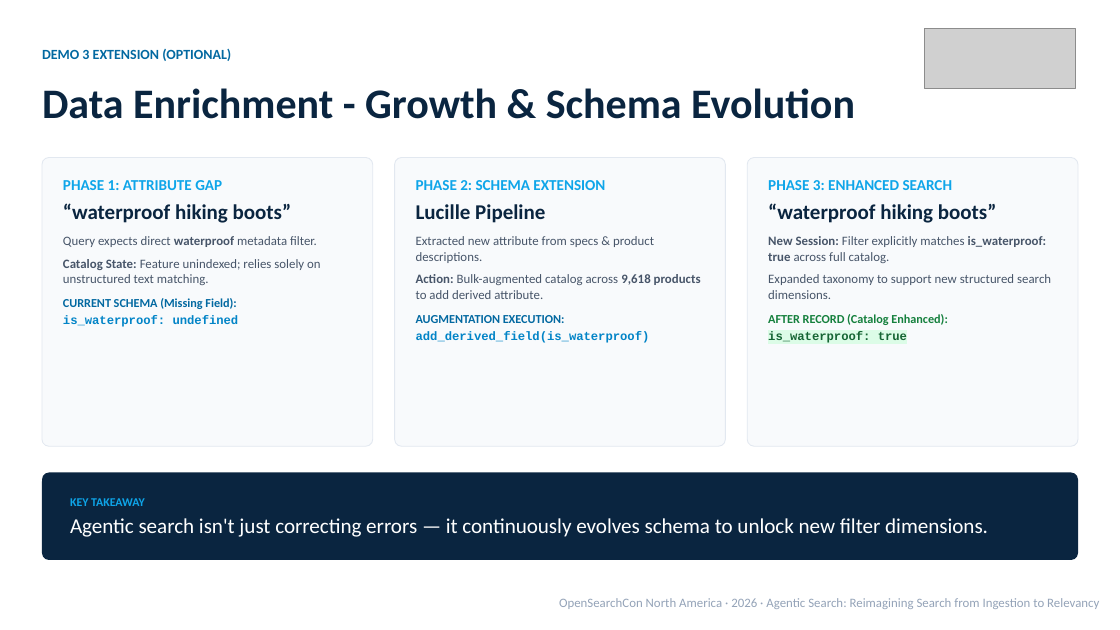
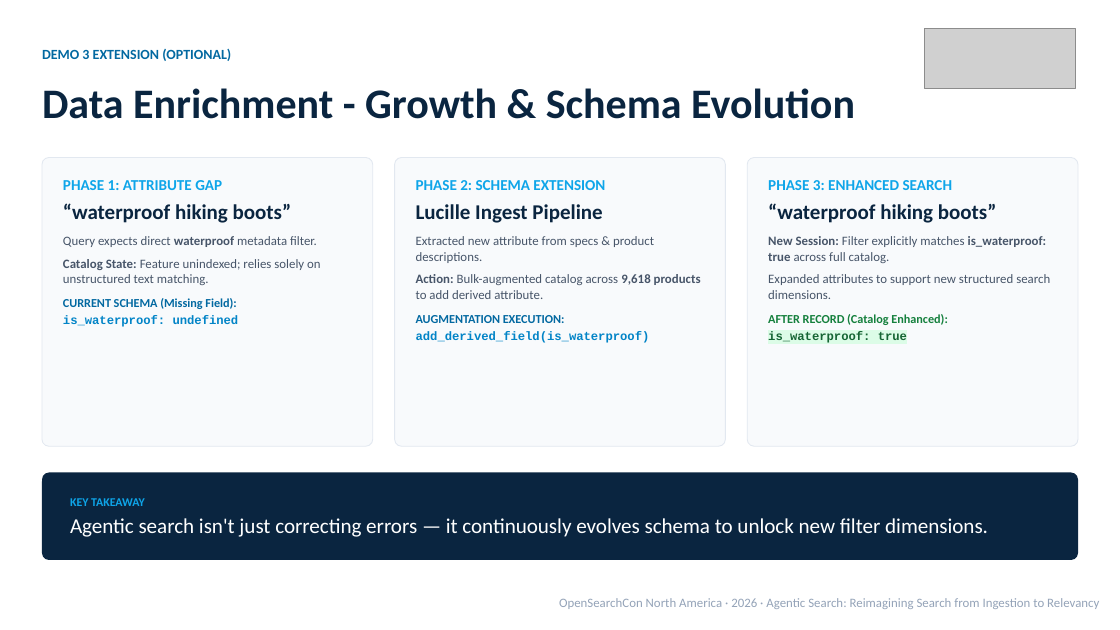
Before and after one commit to kmwtechnology/opensearch2026-agentic-search, a slide deck: slide 13 of docs/presentation/Agentic_Search_Talk_Draft_v1.pptx (slide 12 before the commit). Drawn at 1120x630 pixels with LibreOffice and Linux fonts; fonts in the diff are those of the drawing; grey boxes stand for pictures; background and template pictures are left out. Boxes give left, top, right and bottom in pixels: in the first picture for what was removed or moved away, otherwise in the second. Text is boxed around its words. In the diff, an @@ line names an element or a change of style, - is before the commit and + after.

Commit message:
docs: update Agentic Search Talk draft presentation

```diff
--- a/docs/presentation/Agentic_Search_Talk_Draft_v1.pptx
+++ b/docs/presentation/Agentic_Search_Talk_Draft_v1.pptx
@@ text at box(416, 204, 602, 223): text changed @@
-Lucille Pipeline
+Lucille Ingest Pipeline
@@ text at box(768, 274, 1050, 299): text changed @@
-Expanded taxonomy to support new structured search dimensions.
+Expanded attributes to support new structured search dimensions.
```
Also in this commit, not shown: 6 other slides changed, 1 slide added.
